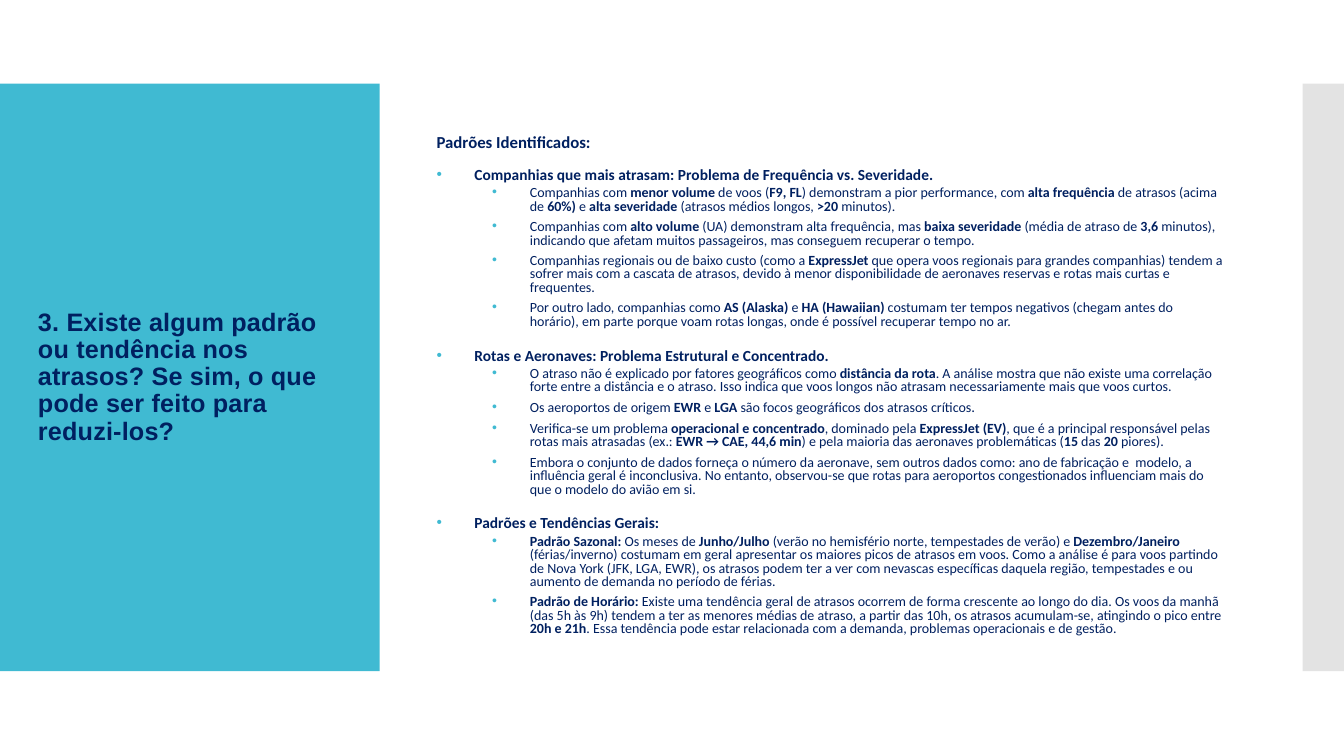
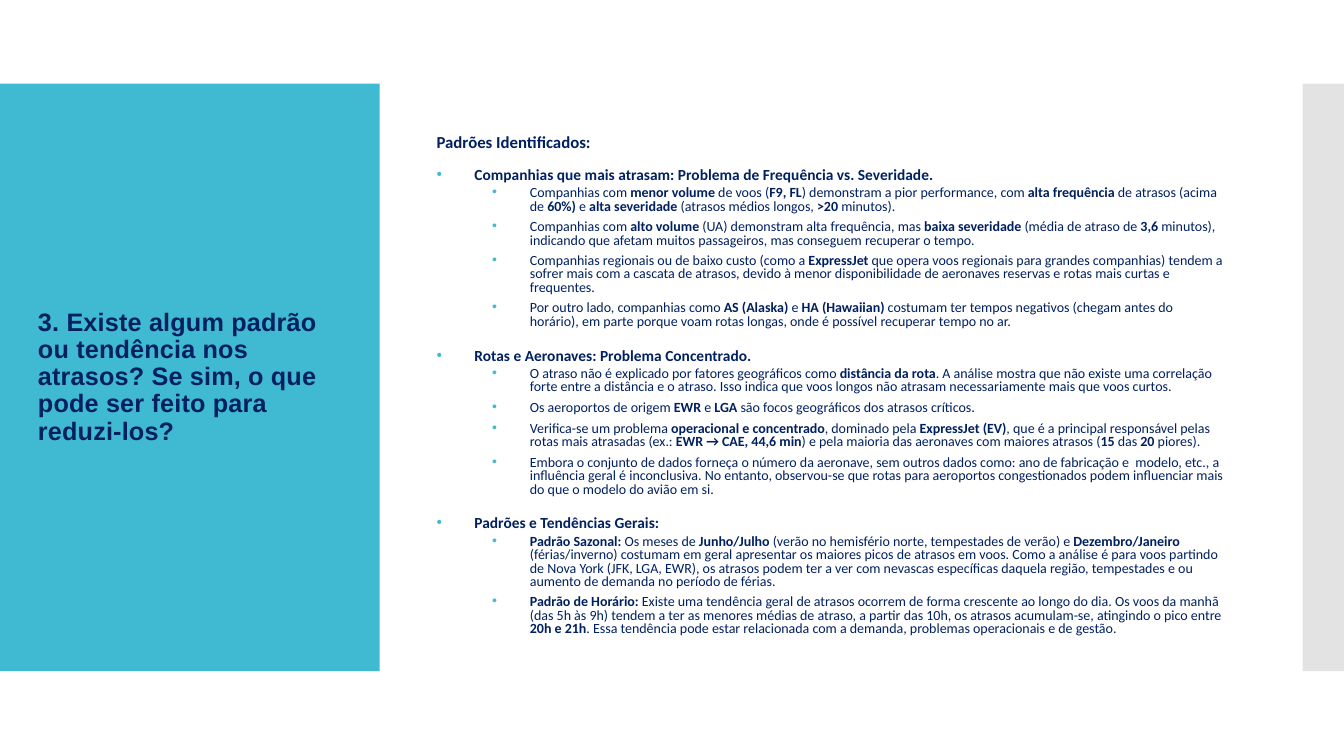
Before and after one commit to lilyansoares-lab/Atrasos_Voos, a slide deck: slide 8 of Análise Exploratoria de Dados - Atrasos Voos.pptx. Drawn at 1344x756 pixels with LibreOffice and Linux fonts; fonts in the diff are those of the drawing. Boxes give left, top, right and bottom in pixels: in the first picture for what was removed or moved away, otherwise in the second. Text is boxed around its words. In the diff, an @@ line names an element or a change of style, - is before the commit and + after.

```diff
--- a/Análise Exploratoria de Dados - Atrasos Voos.pptx
+++ b/Análise Exploratoria de Dados - Atrasos Voos.pptx
@@ text at [437,136,1223,636]: text changed @@
-• Rotas e Aeronaves: Problema Estrutural e Concentrado.
+• Rotas e Aeronaves: Problema Concentrado.
@@ text at [530,422,1222,497]: text changed @@
-  • Verifica-se um problema operacional e concentrado, dominado pela ExpressJet (EV), que é a principal responsável pelas rotas mais atrasadas (ex.: EWR → CAE, 44,6 min) e pela maioria das aeronaves problemáticas (15 das 20 piores).
-  • Embora o conjunto de dados forneça o número da aeronave, sem outros dados como: ano de fabricação e modelo, a influência geral é inconclusiva. No entanto, observou-se que rotas para aeroportos congestionados influenciam mais do que o modelo do avião em si.
+  • Verifica-se um problema operacional e concentrado, dominado pela ExpressJet (EV), que é a principal responsável pelas rotas mais atrasadas (ex.: EWR → CAE, 44,6 min) e pela maioria das aeronaves com maiores atrasos (15 das 20 piores).
+  • Embora o conjunto de dados forneça o número da aeronave, sem outros dados como: ano de fabricação e modelo, etc., a influência geral é inconclusiva. No entanto, observou-se que rotas para aeroportos congestionados podem influenciar mais do que o modelo do avião em si.
```
Also in this commit, not shown: 2 other slides changed.
